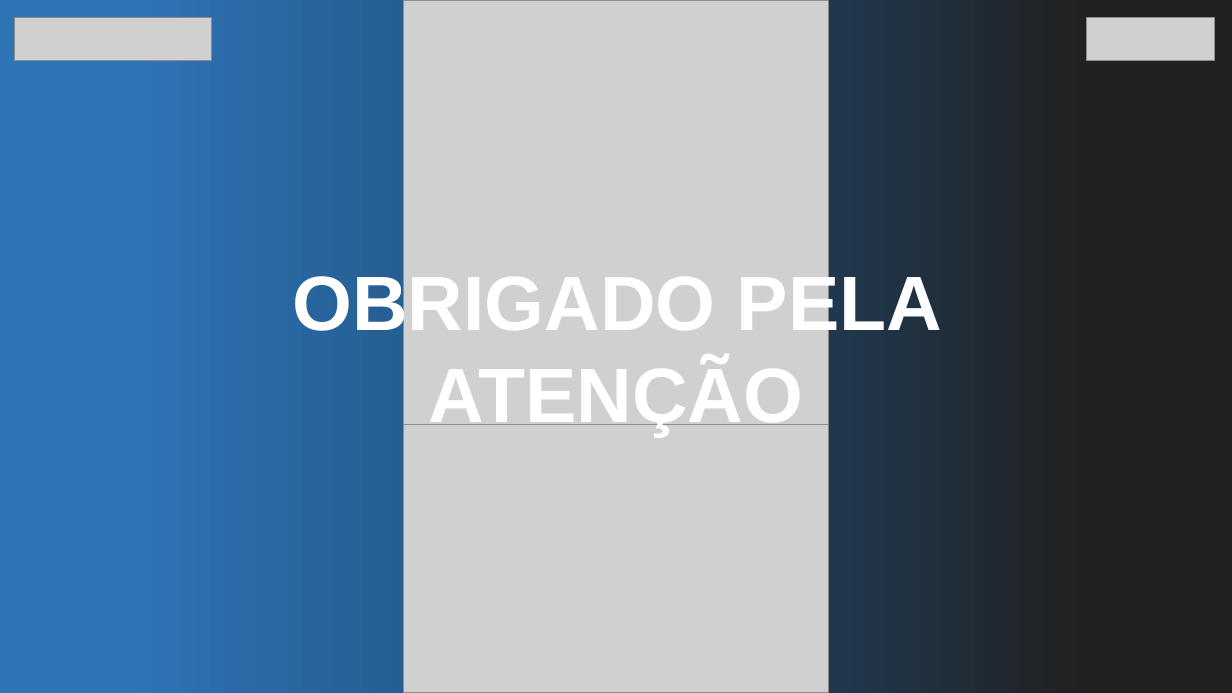
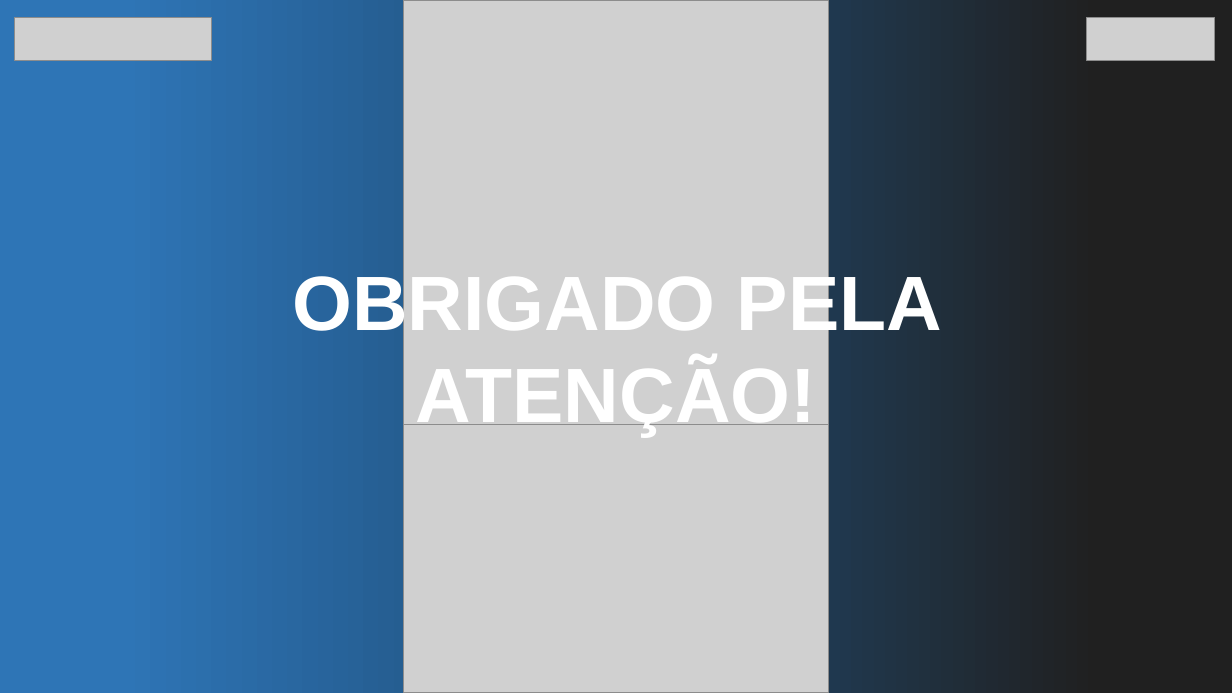
Before and after one commit to joaopaludo/RailWise, a slide deck: slide 5 of docs/Apresentação.pptx. Drawn at 1232x693 pixels with LibreOffice and Linux fonts; fonts in the diff are those of the drawing; grey boxes stand for pictures. Boxes give left, top, right and bottom in pixels: in the first picture for what was removed or moved away, otherwise in the second. Text is boxed around its words. In the diff, an @@ line names an element or a change of style, - is before the commit and + after.

```diff
--- a/docs/Apresentação.pptx
+++ b/docs/Apresentação.pptx
@@ text at (x1=292, y1=268, x2=942, y2=437): text changed @@
-OBRIGADO PELA ATENÇÃO
+OBRIGADO PELA ATENÇÃO!
```
Also in this commit, not shown: 1 other slide changed.
